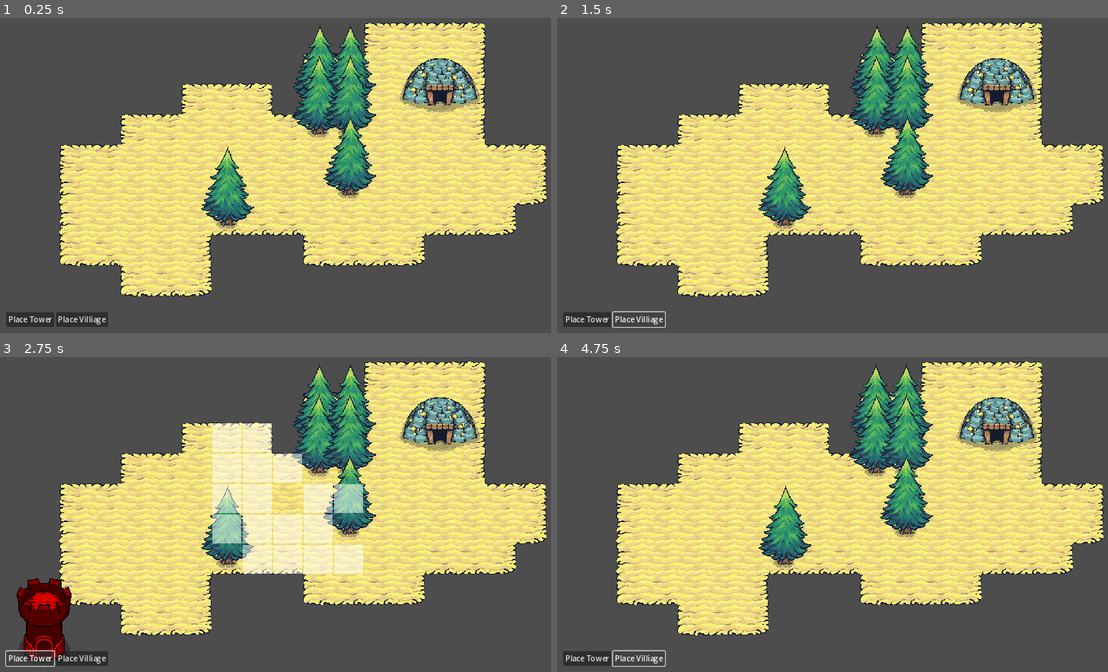
Above: before the commit, frames 1-4 (two rows, left to right).
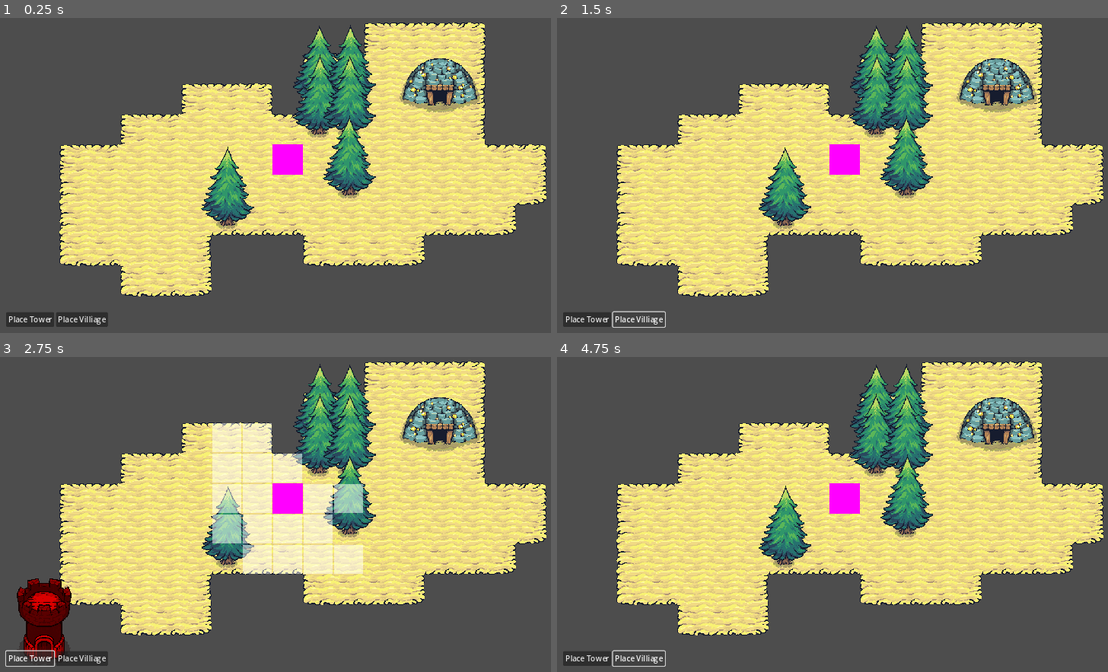
Above: after the commit, the same moments.

Repository: galaxy8691/learn_godot
Game: Godot game, scene res://scenes/base_level.tscn
Same seed, same stepped clock (60 frames per second), same inputs: the game is played once before the commit and once after it. Before the commit the project starts from res://scenes/main.tscn.
Inputs:
- Up to frame 1 (0.25 s): no input
- Up to frame 2 (1.5 s): click "Place Tower" at 0.5 s; click "Place Villiage" at 1.25 s
- Up to frame 3 (2.75 s): click "Place Tower" at 2 s
- Up to frame 4 (4.75 s): click "Place Villiage" at 2.75 s; click "Place Tower" at 3.5 s; click "Place Villiage" at 4.25 s

The runs differ from the first frame. In frame 1, 1.8% of the frame differs, in the area x 49-69%, y 2-56%; in frame 2, 2.4%, in the area x 36-69%, y 2-65%; in frame 3, 1.6%; in frame 4, 2.0%.

Commit message:
more terren

Diff:
--- a/project.godot
+++ b/project.godot
@@ -11,7 +11,7 @@
 [application]
 
 config/name="learn_godot_game1"
-run/main_scene="res://scenes/main.tscn"
+run/main_scene="res://scenes/base_level.tscn"
 config/features=PackedStringArray("4.3", "GL Compatibility")
 config/icon="res://icon.svg"
 
--- a/resources/base_tile_set.tres
+++ b/resources/base_tile_set.tres
@@ -1,7 +1,8 @@
-[gd_resource type="TileSet" load_steps=5 format=3 uid="uid://cqu8budwpj0hu"]
+[gd_resource type="TileSet" load_steps=7 format=3 uid="uid://cqu8budwpj0hu"]
 
 [ext_resource type="Texture2D" uid="uid://dw035shah6t3c" path="res://assets/tiles/tilemap_flat.png" id="1_ujnq3"]
 [ext_resource type="Texture2D" uid="uid://bwe2mn4sjgqqm" path="res://assets/resource/tree.png" id="2_b1g0t"]
+[ext_resource type="Texture2D" uid="uid://cjxglshrpxqvg" path="res://assets/tiles/tilemap_elevation.png" id="3_yjf66"]
 
 [sub_resource type="TileSetAtlasSource" id="TileSetAtlasSource_8uaa1"]
 texture = ExtResource("1_ujnq3")
@@ -102,6 +103,102 @@
 8:0/0/terrain = 0
 8:0/0/terrains_peering_bit/bottom_side = 0
 8:0/0/custom_data_0 = true
+0:0/0 = 0
+0:0/0/terrain_set = 0
+0:0/0/terrain = 1
+0:0/0/terrains_peering_bit/right_side = 1
+0:0/0/terrains_peering_bit/bottom_side = 1
+0:0/0/custom_data_0 = true
+1:0/0 = 0
+1:0/0/terrain_set = 0
+1:0/0/terrain = 1
+1:0/0/terrains_peering_bit/right_side = 1
+1:0/0/terrains_peering_bit/bottom_side = 1
+1:0/0/terrains_peering_bit/left_side = 1
+1:0/0/custom_data_0 = true
+2:0/0 = 0
+2:0/0/terrain_set = 0
+2:0/0/terrain = 1
+2:0/0/terrains_peering_bit/bottom_side = 1
+2:0/0/terrains_peering_bit/left_side = 1
+2:0/0/custom_data_0 = true
+3:0/0 = 0
+3:0/0/terrain_set = 0
+3:0/0/terrain = 1
+3:0/0/terrains_peering_bit/bottom_side = 1
+3:0/0/custom_data_0 = true
+3:1/0 = 0
+3:1/0/terrain_set = 0
+3:1/0/terrain = 1
+3:1/0/terrains_peering_bit/bottom_side = 1
+3:1/0/terrains_peering_bit/top_side = 1
+3:1/0/custom_data_0 = true
+3:2/0 = 0
+3:2/0/terrain_set = 0
+3:2/0/terrain = 1
+3:2/0/terrains_peering_bit/top_side = 1
+3:2/0/custom_data_0 = true
+3:3/0 = 0
+3:3/0/terrain_set = 0
+3:3/0/terrain = 1
+3:3/0/custom_data_0 = true
+2:3/0 = 0
+2:3/0/terrain_set = 0
+2:3/0/terrain = 1
+2:3/0/terrains_peering_bit/left_side = 1
+2:3/0/custom_data_0 = true
+1:3/0 = 0
+1:3/0/terrain_set = 0
+1:3/0/terrain = 1
+1:3/0/terrains_peering_bit/right_side = 1
+1:3/0/terrains_peering_bit/left_side = 1
+1:3/0/custom_data_0 = true
+0:3/0 = 0
+0:3/0/terrain_set = 0
+0:3/0/terrain = 1
+0:3/0/terrains_peering_bit/right_side = 1
+0:3/0/custom_data_0 = true
+0:2/0 = 0
+0:2/0/terrain_set = 0
+0:2/0/terrain = 1
+0:2/0/terrains_peering_bit/right_side = 1
+0:2/0/terrains_peering_bit/top_side = 1
+0:2/0/custom_data_0 = true
+0:1/0 = 0
+0:1/0/terrain_set = 0
+0:1/0/terrain = 1
+0:1/0/terrains_peering_bit/right_side = 1
+0:1/0/terrains_peering_bit/bottom_side = 1
+0:1/0/terrains_peering_bit/top_side = 1
+0:1/0/custom_data_0 = true
+1:1/0 = 0
+1:1/0/terrain_set = 0
+1:1/0/terrain = 1
+1:1/0/terrains_peering_bit/right_side = 1
+1:1/0/terrains_peering_bit/bottom_side = 1
+1:1/0/terrains_peering_bit/left_side = 1
+1:1/0/terrains_peering_bit/top_side = 1
+1:1/0/custom_data_0 = true
+2:1/0 = 0
+2:1/0/terrain_set = 0
+2:1/0/terrain = 1
+2:1/0/terrains_peering_bit/bottom_side = 1
+2:1/0/terrains_peering_bit/left_side = 1
+2:1/0/terrains_peering_bit/top_side = 1
+2:1/0/custom_data_0 = true
+2:2/0 = 0
+2:2/0/terrain_set = 0
+2:2/0/terrain = 1
+2:2/0/terrains_peering_bit/left_side = 1
+2:2/0/terrains_peering_bit/top_side = 1
+2:2/0/custom_data_0 = true
+1:2/0 = 0
+1:2/0/terrain_set = 0
+1:2/0/terrain = 1
+1:2/0/terrains_peering_bit/right_side = 1
+1:2/0/terrains_peering_bit/left_side = 1
+1:2/0/terrains_peering_bit/top_side = 1
+1:2/0/custom_data_0 = true
 
 [sub_resource type="TileSetAtlasSource" id="TileSetAtlasSource_rv0et"]
 texture = ExtResource("2_b1g0t")
@@ -116,14 +213,141 @@
 0:0/0/texture_origin = Vector2i(0, 64)
 0:0/0/custom_data_1 = true
 
+[sub_resource type="TileSetAtlasSource" id="TileSetAtlasSource_xk736"]
+texture = ExtResource("3_yjf66")
+texture_region_size = Vector2i(64, 64)
+0:0/0 = 0
+0:0/0/terrain_set = 0
+0:0/0/terrain = 2
+0:0/0/terrains_peering_bit/right_side = 2
+0:0/0/terrains_peering_bit/bottom_side = 2
+0:0/0/custom_data_0 = true
+1:0/0 = 0
+1:0/0/terrain_set = 0
+1:0/0/terrain = 2
+1:0/0/terrains_peering_bit/right_side = 2
+1:0/0/terrains_peering_bit/bottom_side = 2
+1:0/0/terrains_peering_bit/left_side = 2
+1:0/0/custom_data_0 = true
+2:0/0 = 0
+2:0/0/terrain_set = 0
+2:0/0/terrain = 2
+2:0/0/terrains_peering_bit/bottom_side = 2
+2:0/0/terrains_peering_bit/left_side = 2
+2:0/0/custom_data_0 = true
+3:0/0 = 0
+3:0/0/terrain_set = 0
+3:0/0/terrain = 2
+3:0/0/terrains_peering_bit/bottom_side = 2
+3:0/0/custom_data_0 = true
+3:1/0 = 0
+3:1/0/terrain_set = 0
+3:1/0/terrain = 2
+3:1/0/terrains_peering_bit/bottom_side = 2
+3:1/0/terrains_peering_bit/top_side = 2
+3:1/0/custom_data_0 = true
+3:2/0 = 0
+3:2/0/terrain_set = 0
+3:2/0/terrain = 2
+3:2/0/terrains_peering_bit/top_side = 2
+3:2/0/custom_data_0 = true
+2:2/0 = 0
+2:2/0/terrain_set = 0
+2:2/0/terrain = 2
+2:2/0/terrains_peering_bit/left_side = 2
+2:2/0/terrains_peering_bit/top_side = 2
+2:2/0/custom_data_0 = true
+1:2/0 = 0
+1:2/0/terrain_set = 0
+1:2/0/terrain = 2
+1:2/0/terrains_peering_bit/right_side = 2
+1:2/0/terrains_peering_bit/left_side = 2
+1:2/0/terrains_peering_bit/top_side = 2
+1:2/0/custom_data_0 = true
+0:2/0 = 0
+0:2/0/terrain_set = 0
+0:2/0/terrain = 2
+0:2/0/terrains_peering_bit/right_side = 2
+0:2/0/terrains_peering_bit/top_side = 2
+0:2/0/custom_data_0 = true
+0:1/0 = 0
+0:1/0/terrain_set = 0
+0:1/0/terrain = 2
+0:1/0/terrains_peering_bit/right_side = 2
+0:1/0/terrains_peering_bit/bottom_side = 2
+0:1/0/terrains_peering_bit/top_side = 2
+0:1/0/custom_data_0 = true
+1:1/0 = 0
+1:1/0/terrain_set = 0
+1:1/0/terrain = 2
+1:1/0/terrains_peering_bit/right_side = 2
+1:1/0/terrains_peering_bit/bottom_side = 2
+1:1/0/terrains_peering_bit/left_side = 2
+1:1/0/terrains_peering_bit/top_side = 2
+1:1/0/custom_data_0 = true
+2:1/0 = 0
+2:1/0/terrain_set = 0
+2:1/0/terrain = 2
+2:1/0/terrains_peering_bit/bottom_side = 2
+2:1/0/terrains_peering_bit/left_side = 2
+2:1/0/terrains_peering_bit/top_side = 2
+2:1/0/custom_data_0 = true
+0:4/0 = 0
+0:4/0/terrain_set = 0
+0:4/0/terrain = 2
+0:4/0/terrains_peering_bit/right_side = 2
+0:4/0/custom_data_0 = true
+1:4/0 = 0
+1:4/0/terrain_set = 0
+1:4/0/terrain = 2
+1:4/0/terrains_peering_bit/right_side = 2
+1:4/0/terrains_peering_bit/left_side = 2
+1:4/0/custom_data_0 = true
+2:4/0 = 0
+2:4/0/terrain_set = 0
+2:4/0/terrain = 2
+2:4/0/terrains_peering_bit/left_side = 2
+2:4/0/custom_data_0 = true
+3:4/0 = 0
+3:4/0/terrain_set = 0
+3:4/0/terrain = 2
+3:4/0/custom_data_0 = true
+3:5/0 = 0
+2:5/0 = 0
+1:5/0 = 0
+0:5/0 = 0
+0:3/0 = 0
+0:3/0/terrain_set = 0
+0:3/0/terrain = 3
+0:3/0/terrains_peering_bit/right_side = 3
+1:3/0 = 0
+1:3/0/terrain_set = 0
+1:3/0/terrain = 3
+1:3/0/terrains_peering_bit/right_side = 3
+1:3/0/terrains_peering_bit/left_side = 3
+2:3/0 = 0
+2:3/0/terrain_set = 0
+2:3/0/terrain = 3
+2:3/0/terrains_peering_bit/left_side = 3
+3:3/0 = 0
+3:3/0/terrain_set = 0
+3:3/0/terrain = 3
+
 [resource]
 tile_size = Vector2i(64, 64)
 terrain_set_0/mode = 2
 terrain_set_0/terrain_0/name = "sand"
 terrain_set_0/terrain_0/color = Color(0.365837, 0.732902, 0.489514, 1)
+terrain_set_0/terrain_1/name = "grass"
+terrain_set_0/terrain_1/color = Color(0.743625, 0.22985, 0.31777, 1)
+terrain_set_0/terrain_2/name = "elevation_top"
+terrain_set_0/terrain_2/color = Color(0.324524, 0.547406, 7.70092e-07, 1)
+terrain_set_0/terrain_3/name = "elevation_support"
+terrain_set_0/terrain_3/color = Color(0.795327, 0.158356, 0.381623, 1)
 custom_data_layer_0/name = "buildable"
 custom_data_layer_0/type = 1
 custom_data_layer_1/name = "wood"
 custom_data_layer_1/type = 1
 sources/0 = SubResource("TileSetAtlasSource_8uaa1")
 sources/1 = SubResource("TileSetAtlasSource_rv0et")
+sources/2 = SubResource("TileSetAtlasSource_xk736")
--- a/scenes/main.tscn
+++ b/scenes/base_level.tscn
@@ -1,19 +1,19 @@
 [gd_scene load_steps=10 format=4 uid="uid://clijuqkclpmha"]
 
-[ext_resource type="Script" path="res://scenes/main.gd" id="1_us5cu"]
-[ext_resource type="PackedScene" uid="uid://chq1wkb67xouj" path="res://scenes/manager/grid_manager.tscn" id="2_1crcp"]
-[ext_resource type="TileSet" uid="uid://cqu8budwpj0hu" path="res://resources/base_tile_set.tres" id="2_7sod3"]
-[ext_resource type="TileSet" uid="uid://intpdbjtuub4" path="res://resources/hightlight_tile_set.tres" id="2_067as"]
-[ext_resource type="PackedScene" uid="uid://dtg73td2ccona" path="res://scenes/building/base.tscn" id="5_i6tb1"]
-[ext_resource type="PackedScene" uid="uid://cy6p1opvnv6yd" path="res://scenes/ui/UI.tscn" id="6_2674h"]
-[ext_resource type="PackedScene" uid="uid://ckh0iw7knep4y" path="res://scenes/building/gold_mine.tscn" id="6_ltnq0"]
-[ext_resource type="PackedScene" uid="uid://d4h7v24u1b8s2" path="res://scenes/manager/building_manager.tscn" id="7_moycj"]
-[ext_resource type="PackedScene" uid="uid://bb2y7t1xyr0h5" path="res://scenes/building/building_ghost.tscn" id="8_gkuxf"]
+[ext_resource type="Script" path="res://scenes/base_level.gd" id="1_wypcp"]
+[ext_resource type="PackedScene" uid="uid://chq1wkb67xouj" path="res://scenes/manager/grid_manager.tscn" id="2_gw062"]
+[ext_resource type="TileSet" uid="uid://cqu8budwpj0hu" path="res://resources/base_tile_set.tres" id="3_h1c2d"]
+[ext_resource type="PackedScene" uid="uid://bb2y7t1xyr0h5" path="res://scenes/building/building_ghost.tscn" id="4_u8g3m"]
+[ext_resource type="PackedScene" uid="uid://ckh0iw7knep4y" path="res://scenes/building/gold_mine.tscn" id="5_yyp2l"]
+[ext_resource type="PackedScene" uid="uid://dtg73td2ccona" path="res://scenes/building/base.tscn" id="6_ke1uj"]
+[ext_resource type="TileSet" uid="uid://intpdbjtuub4" path="res://resources/hightlight_tile_set.tres" id="7_yeexo"]
+[ext_resource type="PackedScene" uid="uid://cy6p1opvnv6yd" path="res://scenes/ui/UI.tscn" id="8_kvybp"]
+[ext_resource type="PackedScene" uid="uid://d4h7v24u1b8s2" path="res://scenes/manager/building_manager.tscn" id="9_wc8bq"]
 
-[node name="Main" type="Node"]
-script = ExtResource("1_us5cu")
+[node name="BaseLevel" type="Node"]
+script = ExtResource("1_wypcp")
 
-[node name="GridManager" parent="." node_paths=PackedStringArray("highlight_tile_maplayer", "base_tile_maplayer") instance=ExtResource("2_1crcp")]
+[node name="GridManager" parent="." node_paths=PackedStringArray("highlight_tile_maplayer", "base_tile_maplayer") instance=ExtResource("2_gw062")]
 highlight_tile_maplayer = NodePath("../HighlightTileMapLayer")
 base_tile_maplayer = NodePath("../YSort/BaseTileMapLayer")
 
@@ -23,30 +23,30 @@
 [node name="BaseTileMapLayer" type="TileMapLayer" parent="YSort"]
 y_sort_enabled = true
 tile_map_data = PackedByteArray("AAAFAAQAAAAGAAAAAAAGAAQAAAAGAAEAAAAGAAMAAAAFAAAAAAAHAAMAAAAGAAAAAAAIAAMAAAAHAAAAAAAKAA …(1360 unchanged characters)…
-tile_set = ExtResource("2_7sod3")
+tile_set = ExtResource("3_h1c2d")
 
 [node name="ResourceTileMapLayer" type="TileMapLayer" parent="YSort/BaseTileMapLayer"]
 y_sort_enabled = true
 tile_map_data = PackedByteArray("AAALAAYAAQAAAAAAAAALAAQAAQAAAAAAAAALAAMAAQAAAAAAAAAHAAcAAQAAAAAAAAAKAAQAAQAAAAAAAAAKAAMAAQAAAAAAAAA=")
-tile_set = ExtResource("2_7sod3")
+tile_set = ExtResource("3_h1c2d")
 
-[node name="Base" parent="YSort" instance=ExtResource("5_i6tb1")]
-position = Vector2(576, 320)
-
-[node name="BuildingGhost" parent="YSort" instance=ExtResource("8_gkuxf")]
+[node name="BuildingGhost" parent="YSort" instance=ExtResource("4_u8g3m")]
 y_sort_enabled = true
 
-[node name="GoldMine" parent="YSort" instance=ExtResource("6_ltnq0")]
+[node name="GoldMine" parent="YSort" instance=ExtResource("5_yyp2l")]
 unique_name_in_owner = true
 position = Vector2(896, 192)
 
+[node name="Base" parent="." instance=ExtResource("6_ke1uj")]
+position = Vector2(576, 320)
+
 [node name="HighlightTileMapLayer" type="TileMapLayer" parent="."]
 modulate = Color(1, 1, 1, 0.513726)
-tile_set = ExtResource("2_067as")
+tile_set = ExtResource("7_yeexo")
 
-[node name="Ui" parent="." instance=ExtResource("6_2674h")]
+[node name="Ui" parent="." instance=ExtResource("8_kvybp")]
 
-[node name="BuildingManager" parent="." node_paths=PackedStringArray("ysort", "grid_manager", "cursor", "ui") instance=ExtResource("7_moycj")]
+[node name="BuildingManager" parent="." node_paths=PackedStringArray("ysort", "grid_manager", "cursor", "ui") instance=ExtResource("9_wc8bq")]
 ysort = NodePath("../YSort")
 grid_manager = NodePath("../GridManager")
 cursor = NodePath("../YSort/BuildingGhost")
--- a/scenes/building/base.tscn
+++ b/scenes/building/base.tscn
@@ -6,8 +6,10 @@
 size = Vector2(64, 64)
 
 [node name="Base" type="Node2D"]
+y_sort_enabled = true
 
 [node name="Sprite2D" type="Sprite2D" parent="."]
+y_sort_enabled = true
 texture = SubResource("PlaceholderTexture2D_dvsps")
 centered = false
 
--- a/scenes/building/tower.tscn
+++ b/scenes/building/tower.tscn
@@ -7,7 +7,7 @@
 y_sort_enabled = true
 
 [node name="BuildingComponent" parent="." instance=ExtResource("1_g0mdf")]
-buildable_radius = 10
+buildable_radius = 2
 resource_uasage = 2
 
 [node name="TowerSprite" parent="." instance=ExtResource("2_rwa37")]
Binary file added: assets/tiles/foam.png
Not shown, added: assets/tiles/foam.png.import
Binary file added: assets/tiles/tilemap_elevation.png
Not shown, added: assets/tiles/tilemap_elevation.png.import
Binary file added: assets/tiles/water.png
Not shown, added: assets/tiles/water.png.import
Renamed: scenes/main.gd -> scenes/base_level.gd
